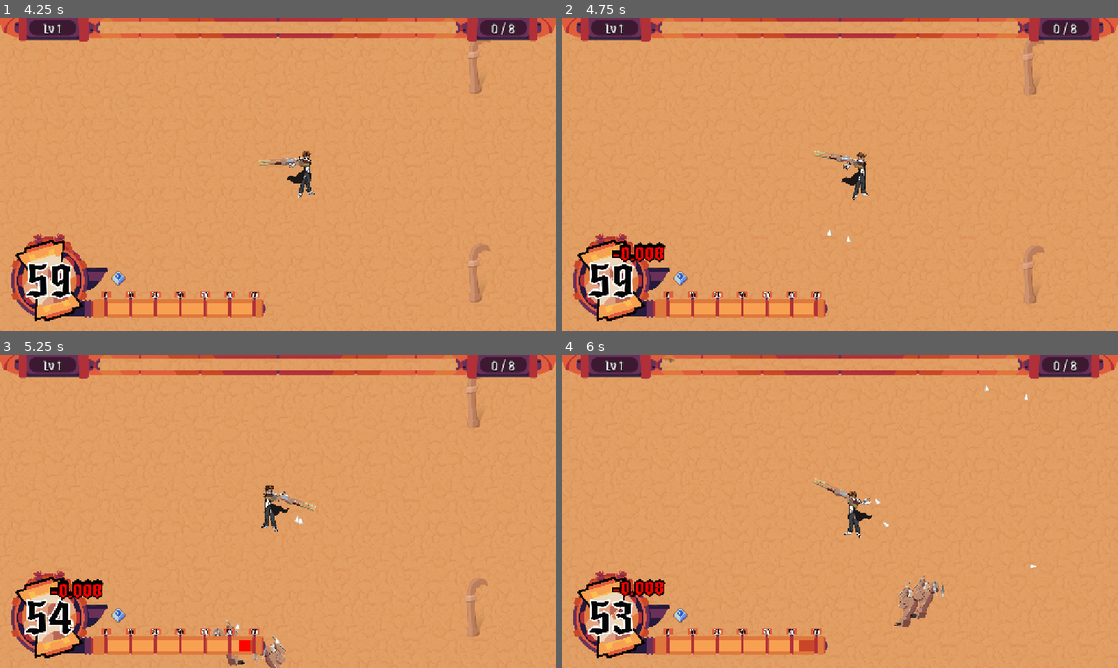
Above: before the commit, frames 1-4 (two rows, left to right).
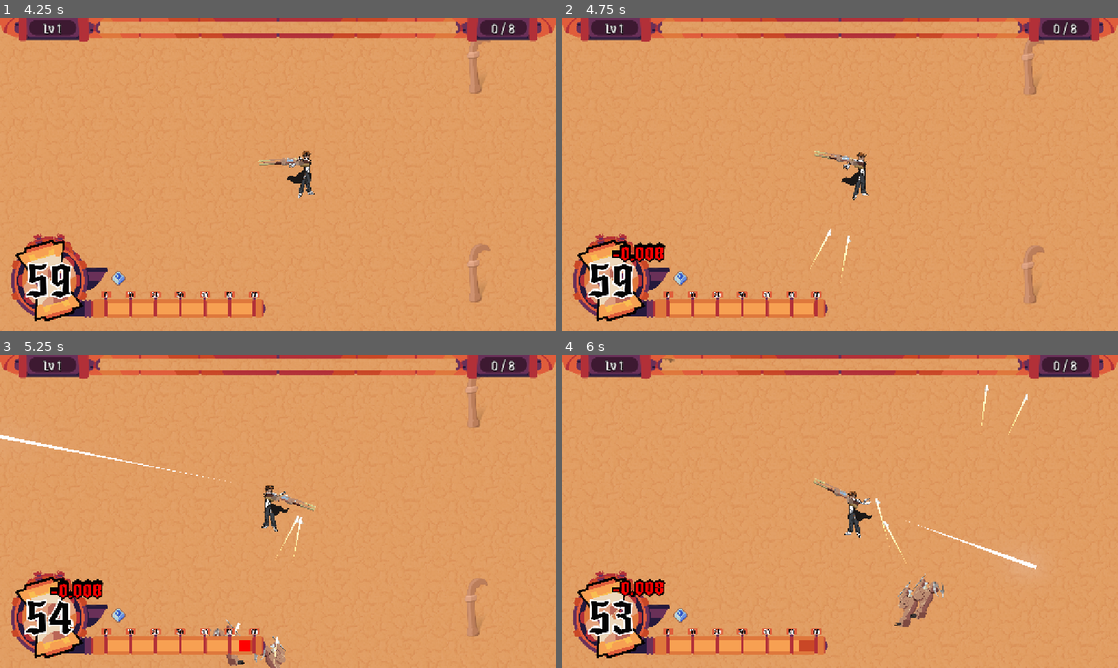
Above: after the commit, the same moments.

Repository: chiefpat450119/GMTK-2026
Game: Godot game, scene res://scenes/main.tscn
The game is run twice, just before and just after one commit, with the same random seed, the same clock (stepped at 60 frames per second) and the same inputs.
Inputs (mouse positions are in pixels of both pictures, inside the frame that each line leads up to):
- Up to frame 1 (4.25 s): tap Enter at 0.5 s; move the mouse to (400, 158) at 0.52 s; press the mouse at (400, 158) at 0.53 s; hold D (Right) 0.53-1.25 s; release the mouse at (400, 158) at 1.25 s; drag from (166, 190) to (250, 237) at 1.27 s; click "Play" at 2 s; move the mouse to (333, 105) at 2.77 s; press the mouse at (333, 105) at 2.78 s; hold D (Right) 2.78-3.5 s; release the mouse at (333, 105) at 3.5 s; click "Rail Gun" at 3.5 s
- Up to frame 2 (4.75 s): drag from (812, 237) to (673, 127) at 4.27 s
- Up to frame 3 (5.25 s): move the mouse to (444, 558) at 5.02 s; press the mouse at (444, 558) at 5.03 s; hold A (Left) from 5.03 s (still down); tap O at 5.1 s
- Up to frame 4 (6 s): release A (Left) at 5.75 s; release the mouse at (1006, 558) at 5.75 s; drag from (673, 464) to (962, 452) at 5.77 s

Frame 1 is identical in both runs. In frame 2, less than 0.1% of the frame differs, in the area x 44-52%, y 67-85%; in frame 3, 0.3%, in the area x 0-55%, y 25-99%; in frame 4, 0.3%.

Commit message:
Projectile trails

Diff:
--- /dev/null
+++ b/resources/trails/enemy_shot_trail.tres
@@ -0,0 +1,12 @@
+[gd_resource type="Resource" script_class="TrailSettings" format=3 uid="uid://ctrailen0001"]
+
+[ext_resource type="Script" uid="uid://ctrailcfg0001" path="res://resources/trails/trail_settings.gd" id="1_trailcfg"]
+
+[resource]
+script = ExtResource("1_trailcfg")
+lifetime = 0.18
+width = 5.5
+color = Color(2.2, 0.9, 0.6, 1)
+min_distance = 4.0
+additive = true
+metadata/_custom_type_script = "uid://ctrailcfg0001"
--- /dev/null
+++ b/resources/trails/machinegun_trail.tres
@@ -0,0 +1,12 @@
+[gd_resource type="Resource" script_class="TrailSettings" format=3 uid="uid://ctrailmg0001"]
+
+[ext_resource type="Script" uid="uid://ctrailcfg0001" path="res://resources/trails/trail_settings.gd" id="1_trailcfg"]
+
+[resource]
+script = ExtResource("1_trailcfg")
+lifetime = 0.07
+width = 5.0
+color = Color(1.2, 1.5, 1.9, 1)
+min_distance = 4.0
+additive = true
+metadata/_custom_type_script = "uid://ctrailcfg0001"
--- /dev/null
+++ b/resources/trails/railgun_trail.tres
@@ -0,0 +1,12 @@
+[gd_resource type="Resource" script_class="TrailSettings" format=3 uid="uid://ctrailrg0001"]
+
+[ext_resource type="Script" uid="uid://ctrailcfg0001" path="res://resources/trails/trail_settings.gd" id="1_trailcfg"]
+
+[resource]
+script = ExtResource("1_trailcfg")
+lifetime = 0.45
+width = 11.0
+color = Color(1.4, 2.4, 3.4, 1)
+min_distance = 6.0
+additive = true
+metadata/_custom_type_script = "uid://ctrailcfg0001"
--- /dev/null
+++ b/resources/trails/shotgun_trail.tres
@@ -0,0 +1,12 @@
+[gd_resource type="Resource" script_class="TrailSettings" format=3 uid="uid://ctrailsg0001"]
+
+[ext_resource type="Script" uid="uid://ctrailcfg0001" path="res://resources/trails/trail_settings.gd" id="1_trailcfg"]
+
+[resource]
+script = ExtResource("1_trailcfg")
+lifetime = 0.05
+width = 3.5
+color = Color(1.2, 1.5, 1.9, 1)
+min_distance = 4.0
+additive = true
+metadata/_custom_type_script = "uid://ctrailcfg0001"
--- /dev/null
+++ b/resources/trails/trail_settings.gd
@@ -0,0 +1,40 @@
+class_name TrailSettings
+extends Resource
+## The streak a weapon's shots drag behind them.
+##
+## Every gun and the shooter enemy fire the same projectile.tscn, so the trail
+## cannot live on the bullet — in flight it is the only thing that tells a railgun
+## slug apart from a shotgun pellet. It lives on the shooter instead, which hands
+## it to each shot at spawn. One resource is shared by all ten pellets of a blast.
+
+
+## Seconds of flight the tail holds on to. This is the knob that separates the
+## weapons. At a given speed it *is* the length of the streak, and expressing it as
+## time rather than as a point count keeps that length honest when a shot is faster
+## or slower than another, or when the framerate dips.
+@export_range(0.0, 2.0, 0.01) var lifetime := 0.1
+
+## Thickness at the head, in pixels, before the taper.
+@export_range(0.0, 64.0, 0.5) var width := 6.0
+
+## Tint of the streak. Channels above 1.0 are deliberate and legal here — the
+## viewport is HDR and the world has a bloom pass, so an over-bright colour is what
+## makes a shot glow rather than merely being pale.
+@export var color := Color(1.0, 1.0, 1.0)
+
+## Pixels the shot must cover before another point is committed. Purely a budget:
+## the head of the streak tracks the bullet every frame regardless, so raising this
+## costs smoothness on tight curves, which straight-flying shots do not have.
+@export_range(0.5, 32.0, 0.5) var min_distance := 4.0
+
+## Additive blending, for anything meant to read as light. Off for smoke or dust,
+## which has to be able to darken what it crosses.
+@export var additive := true
+
+## Optional. Alpha and colour along the streak, tail (0.0) to head (1.0). Left
+## empty, the trail builds a ramp from `color` that fades the tail out to nothing.
+@export var gradient : Gradient
+
+## Optional. Width along the streak, same direction, as a multiplier on `width`.
+## Left empty, the trail tapers from a point at the tail to full width at the head.
+@export var width_curve : Curve
--- /dev/null
+++ b/scenes/effects/projectile_trail.gd
@@ -0,0 +1,141 @@
+class_name ProjectileTrail
+extends Line2D
+
+static var _additive_material: CanvasItemMaterial
+
+var _target: Node2D
+var _lifetime := 0.1
+var _min_distance := 4.0
+
+# Where the target stood at the end of the last two physics steps. Projectiles move
+# on the physics clock while the world draws on the frame clock, so this is what the
+# streak's head is interpolated between — see _drawn_position().
+var _prev_pos := Vector2.ZERO
+var _curr_pos := Vector2.ZERO
+
+# Seconds since this trail was born, and the reading of that clock at which each
+# point was laid down. Stamps and points are appended and dropped together, so
+# index i in one is index i in the other.
+var _now := 0.0
+var _stamps := PackedFloat32Array()
+
+
+## Puts a trail on a projectile. Parented to the scene rather than to the target,
+## so the target being freed cuts the streak loose instead of taking it along.
+static func spawn(target: Node2D, settings: TrailSettings) -> ProjectileTrail:
+	var trail := ProjectileTrail.new()
+	target.get_tree().current_scene.add_child(trail)
+	trail.follow(target, settings)
+	return trail
+
+
+## Aims the trail at a node and applies a weapon's look. Call once, after the trail
+## is in the tree.
+func follow(target: Node2D, settings: TrailSettings) -> void:
+	_target = target
+	_lifetime = settings.lifetime
+	_min_distance = settings.min_distance
+	_prev_pos = target.global_position
+	_curr_pos = _prev_pos
+
+	# Points are held in world space, so the trail must not pick up a transform from
+	# whatever it happens to be parented to — otherwise the whole streak rides along
+	# with its parent instead of staying where it was drawn.
+	top_level = true
+
+	width = settings.width
+	width_curve = settings.width_curve if settings.width_curve else _taper()
+	gradient = settings.gradient if settings.gradient else _fade(settings.color)
+	joint_mode = Line2D.LINE_JOINT_ROUND
+	begin_cap_mode = Line2D.LINE_CAP_ROUND
+	end_cap_mode = Line2D.LINE_CAP_ROUND
+
+	if settings.additive:
+		material = _shared_additive()
+
+
+# Reading the target on its own clock. This node is added to the scene after the
+# projectile, so by the time this runs the shot has already taken its step.
+func _physics_process(_delta: float) -> void:
+	if is_instance_valid(_target):
+		_prev_pos = _curr_pos
+		_curr_pos = _target.global_position
+
+
+func _process(delta: float) -> void:
+	_now += delta
+	_expire()
+
+	if is_instance_valid(_target):
+		_sample()
+	elif get_point_count() == 0:
+		# The shot is gone and the tail has finished draining into where it landed.
+		queue_free()
+
+
+# Drops points off the tail once they outlive the trail. This is what fixes the
+# streak's length: however far the shot travels in `lifetime` seconds.
+func _expire() -> void:
+	while not _stamps.is_empty() and _now - _stamps[0] > _lifetime:
+		_stamps.remove_at(0)
+		remove_point(0)
+
+
+func _sample() -> void:
+	var point := _drawn_position()
+
+	if get_point_count() < 2:
+		_push(point)  # The anchor the streak grows out of
+		_push(point)  # ...and the head, which rides the bullet until it earns a commit
+		return
+
+	# The head is moved onto the bullet every frame, so the streak stays welded to the
+	# shot in between the points it actually commits.
+	var head := get_point_count() - 1
+	set_point_position(head, point)
+	_stamps[head] = _now
+
+	# Committing only every few pixels is what stops a stalled or slow shot from
+	# stacking hundreds of points on the same spot.
+	if get_point_position(head - 1).distance_to(point) >= _min_distance:
+		_push(point)
+
+
+# Where the projectile is actually being *drawn* this frame, which is not where it
+# is: physics interpolation renders it partway between its last two steps. Sampling
+# the raw position instead would leave the head of the streak trailing the sprite by
+# up to a full step — at railgun speeds, a visible gap between a shot and its own
+# trail. Node2D has no interpolated-transform getter in 4.7 (that one is 3D only),
+# so the blend is done here on the same fraction the renderer uses.
+func _drawn_position() -> Vector2:
+	return _prev_pos.lerp(_curr_pos, Engine.get_physics_interpolation_fraction())
+
+
+func _push(point: Vector2) -> void:
+	add_point(point)
+	_stamps.append(_now)
+
+
+# Tapers from a point at the tail to full width at the head. That taper is most of
+# what reads as speed — an even-width streak reads as a rod being carried along.
+func _taper() -> Curve:
+	var curve := Curve.new()
+	curve.add_point(Vector2(0.0, 0.0))
+	curve.add_point(Vector2(1.0, 1.0))
+	return curve
+
+
+# Fades the tail out to nothing. The head keeps the colour exactly as configured,
+# over-bright channels included, since those are what carry the shot into the bloom.
+func _fade(color: Color) -> Gradient:
+	var ramp := Gradient.new()
+	ramp.set_color(0, Color(color, 0.0))
+	ramp.set_color(1, color)
+	return ramp
+
+
+static func _shared_additive() -> CanvasItemMaterial:
+	if _additive_material == null:
+		_additive_material = CanvasItemMaterial.new()
+		_additive_material.blend_mode = CanvasItemMaterial.BLEND_MODE_ADD
+	return _additive_material
--- a/scenes/entities/enemies/shooter_enemy/shooter_enemy.gd
+++ b/scenes/entities/enemies/shooter_enemy/shooter_enemy.gd
@@ -31,6 +31,7 @@
 @export var shoot_interval: float  # Seconds between shots
 @export var wait_interval: float # Seconds after shooting where it doesnt move
 @export var projectile_scene: PackedScene
+@export var projectile_trail: TrailSettings
 @export var min_range: float  # Backs away from the player inside this
 @export var max_range: float  # Closes on the player outside this
 @export var sprite: AnimatedSprite2D
@@ -103,6 +104,7 @@
 	# Parented to the scene, not the enemy, so shots outlive the shooter. The launch
 	# angle comes from dir, not the body, so aiming never depended on the body spinning.
 	var projectile: Projectile = projectile_scene.instantiate()
+	projectile.trail_settings = projectile_trail
 	get_tree().current_scene.add_child(projectile)
 	projectile.launch(global_position, dir.angle(), Projectile.Team.ENEMY, atk.damage_for(shot_damage))
 
--- a/scenes/entities/enemies/shooter_enemy/shooter_enemy.tscn
+++ b/scenes/entities/enemies/shooter_enemy/shooter_enemy.tscn
@@ -9,6 +9,7 @@
 [ext_resource type="Texture2D" uid="uid://deacj6dv6aeoi" path="res://assets/enemies/range/Ranged enemy idle2.png" id="7_do2mk"]
 [ext_resource type="Script" uid="uid://sqe3naukul5d" path="res://components/hit_feedback.gd" id="8_do2mk"]
 [ext_resource type="PackedScene" uid="uid://chitburst0001" path="res://scenes/effects/hit_burst.tscn" id="9_burst"]
+[ext_resource type="Resource" uid="uid://ctrailen0001" path="res://resources/trails/enemy_shot_trail.tres" id="10_trlen"]
 
 [sub_resource type="RectangleShape2D" id="RectangleShape2D_i4fwd"]
 size = Vector2(59, 126.5)
@@ -34,6 +35,7 @@
 shoot_interval = 0.5
 wait_interval = 0.2
 projectile_scene = ExtResource("3_sht")
+projectile_trail = ExtResource("10_trlen")
 min_range = 300.0
 max_range = 331.66
 sprite = NodePath("AnimatedSprite2D")
--- a/scenes/entities/projectiles/projectile.gd
+++ b/scenes/entities/projectiles/projectile.gd
@@ -16,6 +16,7 @@
 var team: Team = Team.PLAYER
 var damage: float
 var penetration: int = 0
+var trail_settings: TrailSettings
 
 var _velocity := Vector2.ZERO
 var _spent_on: Array[Node2D] = []
@@ -45,6 +46,12 @@
 	# physically incapable of overlapping a friendly and no hit-time check for
 	# "is this one of mine" is needed.
 	collision_mask = CollisionLayers.ENEMY if team == Team.PLAYER else CollisionLayers.PLAYER
+
+	# After the interpolation reset above, so the trail's first sample is the muzzle
+	# rather than the origin the node was added at. The trail is parented to the scene
+	# and outlives this projectile on purpose; see projectile_trail.gd.
+	if trail_settings:
+		ProjectileTrail.spawn(self, trail_settings)
 
 
 func _physics_process(delta: float) -> void:
--- a/scenes/entities/weapons/gun.gd
+++ b/scenes/entities/weapons/gun.gd
@@ -23,6 +23,7 @@
 @export var projectile_scene : PackedScene
 @export var projectile_spawn_point : Node2D
 @export var projectile_speed : float = 1000.0
+@export var projectile_trail : TrailSettings
 
 
 ## Projectiles per shot. Above 1 they all leave on the same trigger pull, each
@@ -113,6 +114,7 @@
 func _spawn_projectile() -> void:
 	var projectile : Projectile = projectile_scene.instantiate()
 	projectile.speed = projectile_speed
+	projectile.trail_settings = projectile_trail
 
 	# Parented to the scene, not the gun, so shots keep flying independently of
 	# what the gun does after firing.
--- a/scenes/entities/weapons/machine_gun.tscn
+++ b/scenes/entities/weapons/machine_gun.tscn
@@ -8,6 +8,7 @@
 [ext_resource type="PackedScene" uid="uid://cq8c1vnhfjykf" path="res://scenes/entities/projectiles/projectile.tscn" id="5_8o0ng"]
 [ext_resource type="Resource" uid="uid://btmnp0s0wl3jj" path="res://resources/stats/player_stats/player_shot_cost_stat.tres" id="5_wp88b"]
 [ext_resource type="Texture2D" uid="uid://dr3miewg42tm5" path="res://assets/guns/machinegun.png" id="8_s8eaq"]
+[ext_resource type="Resource" uid="uid://ctrailmg0001" path="res://resources/trails/machinegun_trail.tres" id="9_trlmg"]
 
 [node name="Machine Gun" type="Node2D" unique_id=933200610 node_paths=PackedStringArray("sprite", "projectile_spawn_point")]
 script = ExtResource("1_qfmm5")
@@ -25,6 +26,7 @@
 projectile_scene = ExtResource("5_8o0ng")
 projectile_spawn_point = NodePath("Projectile Spawn Point")
 projectile_speed = 1500.0
+projectile_trail = ExtResource("9_trlmg")
 fire_sfx = &"machine_gun"
 shot_trauma = 0.12
 
--- a/scenes/entities/weapons/railgun.gd
+++ b/scenes/entities/weapons/railgun.gd
@@ -71,6 +71,7 @@
 	can_fire = false
 	var projectile : Projectile = projectile_scene.instantiate()
 	projectile.speed = projectile_speed
+	projectile.trail_settings = projectile_trail
 	get_tree().current_scene.add_child(projectile)
 	var shot_spread := shot_spread_stat.current_val(base_spread)
 	projectile.launch(
--- a/scenes/entities/weapons/railgun.tscn
+++ b/scenes/entities/weapons/railgun.tscn
@@ -10,6 +10,7 @@
 [ext_resource type="Texture2D" uid="uid://71d2yo7scc7y" path="res://assets/guns/railgun.png" id="8_yy7j6"]
 [ext_resource type="Script" uid="uid://bqx7n2rflatvm" path="res://scenes/entities/weapons/railgun_charge_fill.gd" id="9_2j11h"]
 [ext_resource type="PackedScene" uid="uid://csparkfx0001" path="res://scenes/effects/energy_sparks.tscn" id="10_2j11h"]
+[ext_resource type="Resource" uid="uid://ctrailrg0001" path="res://resources/trails/railgun_trail.tres" id="11_trlrg"]
 
 [node name="Railgun" type="Node2D" unique_id=933200610 node_paths=PackedStringArray("charge_fill", "sprite", "projectile_spawn_point")]
 script = ExtResource("1_2j11h")
@@ -31,6 +32,7 @@
 projectile_scene = ExtResource("5_iqphh")
 projectile_spawn_point = NodePath("Bullet Spawn Point")
 projectile_speed = 2000.0
+projectile_trail = ExtResource("11_trlrg")
 fire_sfx = &"laser_boom"
 shot_trauma = 0.18
 
--- a/scenes/entities/weapons/shotgun.tscn
+++ b/scenes/entities/weapons/shotgun.tscn
@@ -8,6 +8,7 @@
 [ext_resource type="PackedScene" uid="uid://cq8c1vnhfjykf" path="res://scenes/entities/projectiles/projectile.tscn" id="5_1hj3y"]
 [ext_resource type="Resource" uid="uid://btmnp0s0wl3jj" path="res://resources/stats/player_stats/player_shot_cost_stat.tres" id="5_nc227"]
 [ext_resource type="Texture2D" uid="uid://b603kdu3cjyds" path="res://assets/guns/shotgun.png" id="8_hyjqx"]
+[ext_resource type="Resource" uid="uid://ctrailsg0001" path="res://resources/trails/shotgun_trail.tres" id="9_trlsg"]
 
 [node name="Shotgun" type="Node2D" unique_id=933200610 node_paths=PackedStringArray("sprite", "projectile_spawn_point")]
 script = ExtResource("1_2b38s")
@@ -24,6 +25,7 @@
 shot_cost_stat = ExtResource("5_nc227")
 projectile_scene = ExtResource("5_1hj3y")
 projectile_spawn_point = NodePath("Projectile Spawn Point")
+projectile_trail = ExtResource("9_trlsg")
 projectile_count = 10
 fire_sfx = &"shotgun"
 reload_sfx = &"shotgun_reload"
Not shown, added: resources/trails/trail_settings.gd.uid
Not shown, added: scenes/effects/projectile_trail.gd.uid
